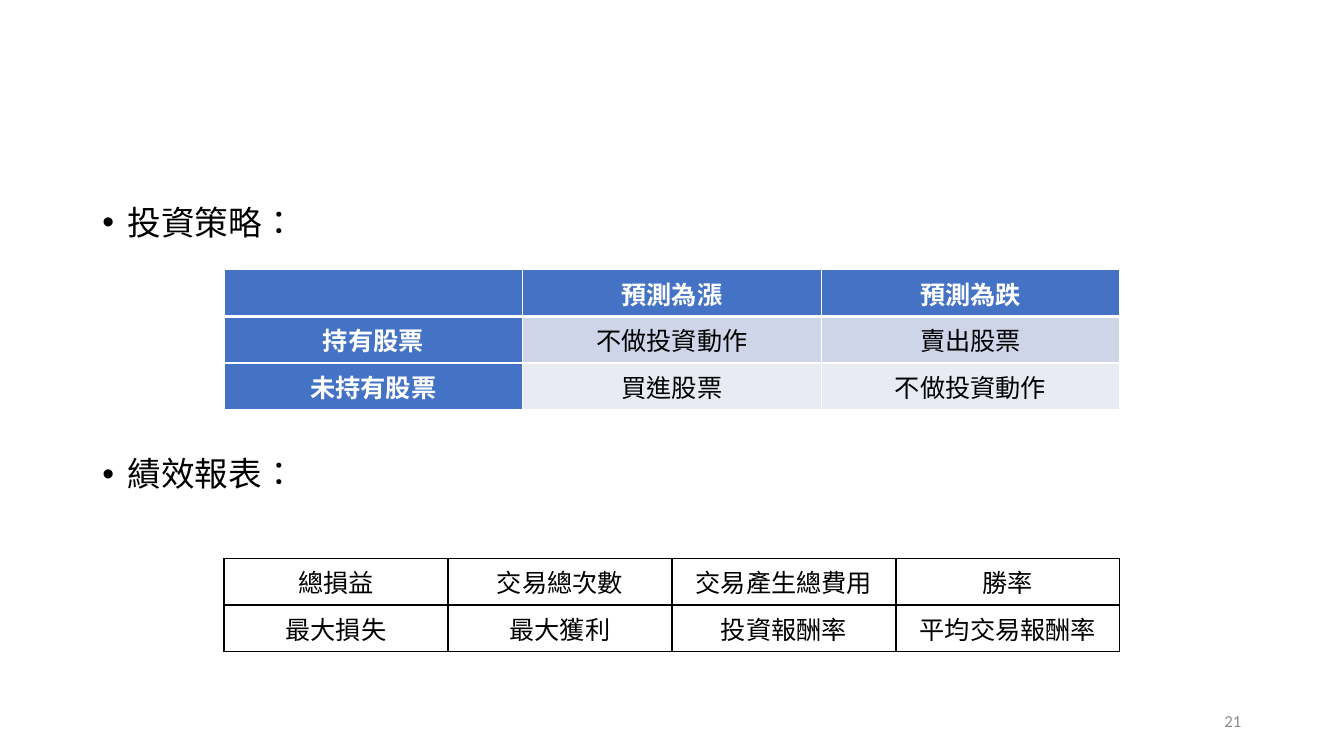
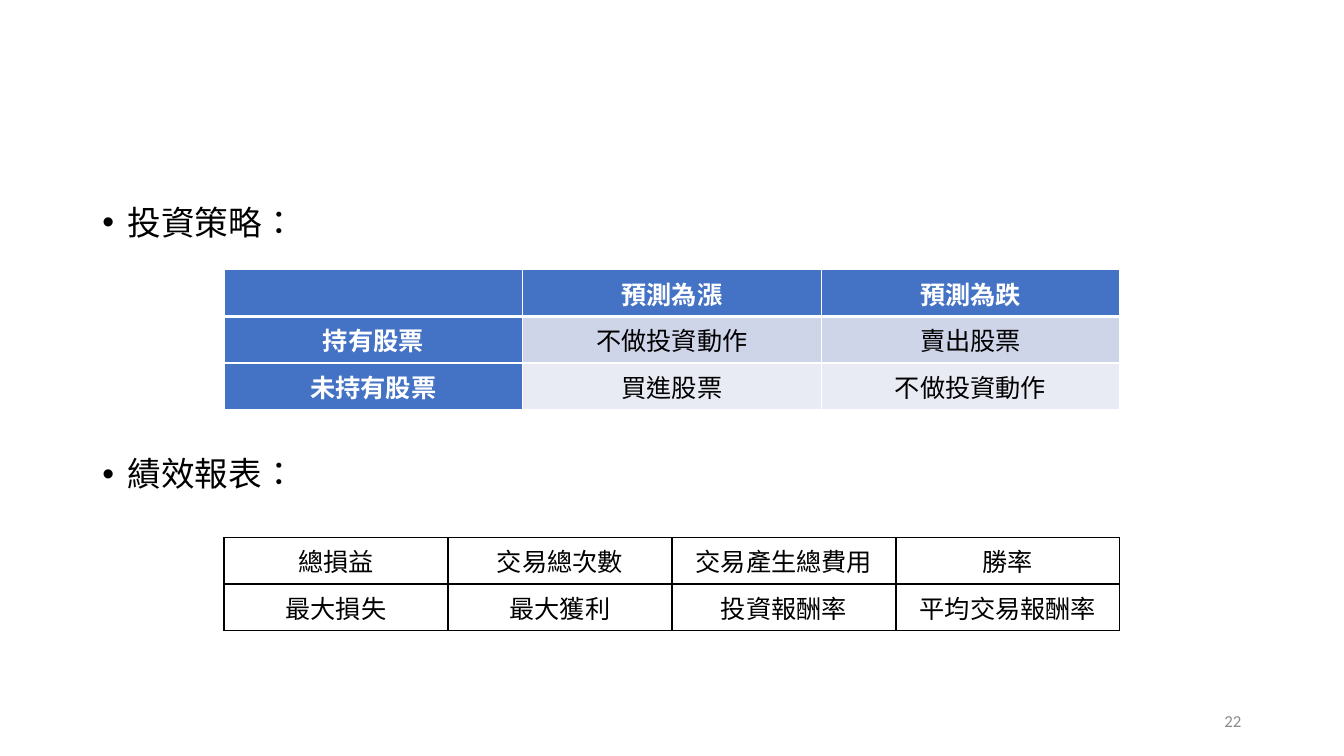
Before and after one commit to Skya-neko/StockPrediction, a slide deck: slide 22 of document/基於財經字典與分析指標的神經網路預測股價趨勢.pptx (slide 21 before the commit). Drawn at 1344x756 pixels with LibreOffice and Linux fonts; fonts in the diff are those of the drawing; background and template pictures are left out. Boxes give left, top, right and bottom in pixels: in the first picture for what was removed or moved away, otherwise in the second. Text is boxed around its words. In the diff, an @@ line names an element or a change of style, - is before the commit and + after.

```diff
--- a/document/基於財經字典與分析指標的神經網路預測股價趨勢.pptx
+++ b/document/基於財經字典與分析指標的神經網路預測股價趨勢.pptx
@@ table: place and size @@
-table at (224, 559, 1119, 645)
+table at (224, 537, 1119, 624)
@@ page number at (1224, 716, 1241, 727): text changed @@
-21
+22
```
Also in this commit, not shown: 18 other slides changed, 8 slides added, 8 slides removed, 1 other file.
